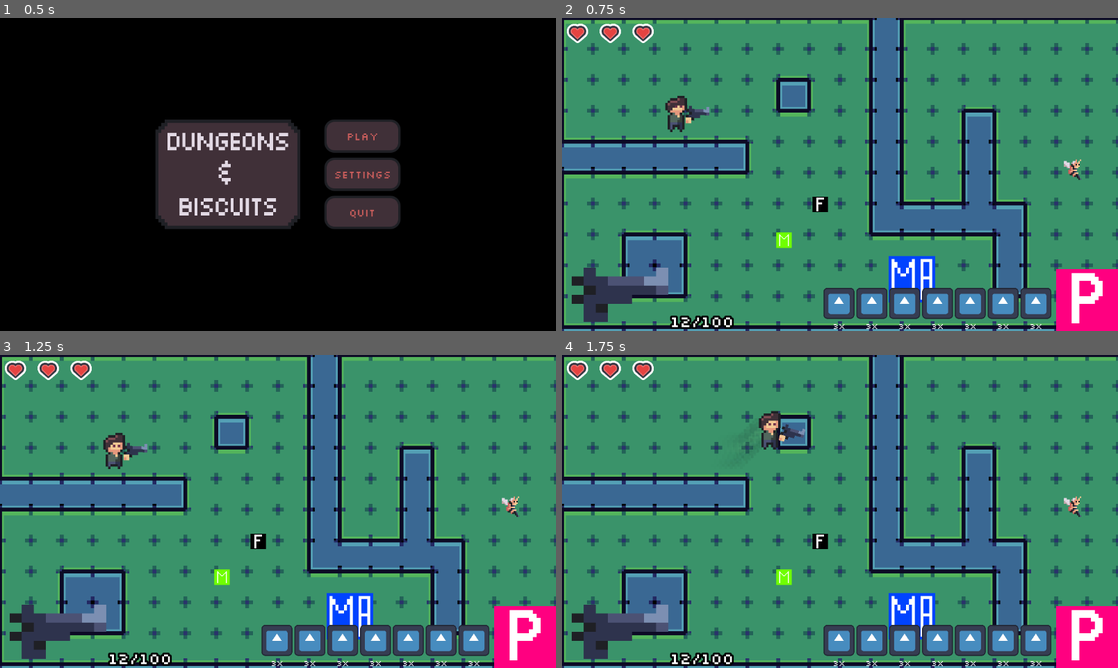
Above: before the commit, frames 1-4 (two rows, left to right).
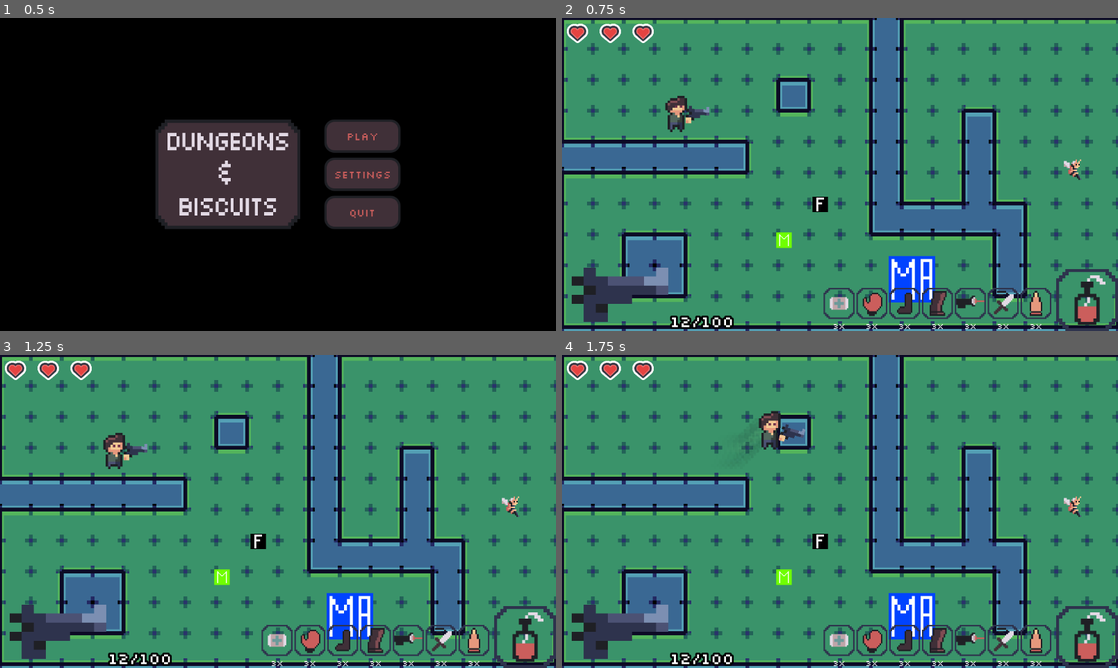
Above: after the commit, the same moments.

Repository: F3rnDev/BrackeysJam2025
Game: Godot game, scene res://Nodes/main_menu.tscn
The game is run twice, just before and just after one commit, with the same random seed, the same clock (stepped at 60 frames per second) and the same inputs. The engine's default icon, where the game draws it, is replaced by a stand-in: a white triangle on a blue panel in a dark square.
Inputs (mouse positions are in pixels of both pictures, inside the frame that each line leads up to):
- Up to frame 1 (0.5 s): no input
- Up to frame 2 (0.75 s): click "Play" at 0.5 s
- Up to frame 3 (1.25 s): no input
- Up to frame 4 (1.75 s): move the mouse to (962, 495) at 1.27 s; hold D (Right) from 1.28 s (still down); right-click (962, 495) at 1.35 s; tap W (Up) at 1.52 s

Frame 1 is identical in both runs. In frame 2, 5.5% of the frame differs, in the area x 47-100%, y 80-100%; in frame 3, 5.5%; in frame 4, 5.5%.

Commit message:
[Add] Itens icon

Diff:
--- a/Nodes/hud.tscn
+++ b/Nodes/hud.tscn
@@ -6,8 +6,14 @@
 [ext_resource type="Texture2D" uid="uid://cc4ux6iql65f1" path="res://Assets/Images/HUD icons/Hearts/hud_heart.png" id="3_ft8jm"]
 [ext_resource type="Texture2D" uid="uid://eu0wujii54io" path="res://Assets/Images/HUD icons/Weapon/pistol.png" id="4_ft8jm"]
 [ext_resource type="FontFile" uid="uid://bm8vgllahxacy" path="res://Assets/Fonts/Silkscreen-Regular.ttf" id="5_uspgt"]
-[ext_resource type="Texture2D" uid="uid://d10qvs8a3gi5j" path="res://icon.svg" id="6_74ep8"]
-[ext_resource type="Texture2D" uid="uid://cd7ths8gn57jy" path="res://Assets/Images/Placeholders/placeholder_player.png" id="7_xic25"]
+[ext_resource type="Texture2D" uid="uid://bok4rwl708qo5" path="res://Assets/Images/HUD icons/Itens/Passive/Medkit.png" id="7_rwlk8"]
+[ext_resource type="Texture2D" uid="uid://cubgs4454opr7" path="res://Assets/Images/HUD icons/Itens/Passive/Box_gloves.png" id="8_f8pak"]
+[ext_resource type="Texture2D" uid="uid://lbh5eswr7c8b" path="res://Assets/Images/HUD icons/Itens/Passive/Boots.png" id="9_u3oxp"]
+[ext_resource type="Texture2D" uid="uid://dspe6lgusnwtx" path="res://Assets/Images/HUD icons/Itens/Passive/Magazine_gun.png" id="10_hbqxb"]
+[ext_resource type="Texture2D" uid="uid://d2sb14udbqan2" path="res://Assets/Images/HUD icons/Itens/Passive/Laserblick.png" id="11_exu65"]
+[ext_resource type="Texture2D" uid="uid://5mf1n16s34a" path="res://Assets/Images/HUD icons/Itens/Passive/Attack_speed.png" id="12_kloxh"]
+[ext_resource type="Texture2D" uid="uid://ctj2w4urp4fdv" path="res://Assets/Images/HUD icons/Itens/Passive/Ammo_piercing.png" id="13_5ayy8"]
+[ext_resource type="Texture2D" uid="uid://d251bh7fpcmph" path="res://Assets/Images/HUD icons/Itens/Active/Molotov.png" id="14_qc4bh"]
 
 [sub_resource type="LabelSettings" id="LabelSettings_74ep8"]
 font = ExtResource("5_uspgt")
@@ -116,106 +122,106 @@
 layout_mode = 2
 size_flags_vertical = 8
 
-[node name="Item1" type="VBoxContainer" parent="Itens_container/Itens_passive"]
-layout_mode = 2
-
-[node name="Icon" type="TextureRect" parent="Itens_container/Itens_passive/Item1"]
-custom_minimum_size = Vector2(64, 64)
-layout_mode = 2
-texture = ExtResource("6_74ep8")
-expand_mode = 2
-
-[node name="Quantity" type="Label" parent="Itens_container/Itens_passive/Item1"]
-layout_mode = 2
-text = "3x"
-label_settings = SubResource("LabelSettings_rwlk8")
-horizontal_alignment = 1
-
-[node name="Item2" type="VBoxContainer" parent="Itens_container/Itens_passive"]
-layout_mode = 2
-
-[node name="Icon" type="TextureRect" parent="Itens_container/Itens_passive/Item2"]
-custom_minimum_size = Vector2(64, 64)
-layout_mode = 2
-texture = ExtResource("6_74ep8")
-expand_mode = 2
-
-[node name="Quantity" type="Label" parent="Itens_container/Itens_passive/Item2"]
-layout_mode = 2
-text = "3x"
-label_settings = SubResource("LabelSettings_rwlk8")
-horizontal_alignment = 1
-
-[node name="Item3" type="VBoxContainer" parent="Itens_container/Itens_passive"]
-layout_mode = 2
-
-[node name="Icon" type="TextureRect" parent="Itens_container/Itens_passive/Item3"]
-custom_minimum_size = Vector2(64, 64)
-layout_mode = 2
-texture = ExtResource("6_74ep8")
-expand_mode = 2
-
-[node name="Quantity" type="Label" parent="Itens_container/Itens_passive/Item3"]
-layout_mode = 2
-text = "3x"
-label_settings = SubResource("LabelSettings_rwlk8")
-horizontal_alignment = 1
-
-[node name="Item4" type="VBoxContainer" parent="Itens_container/Itens_passive"]
-layout_mode = 2
-
-[node name="Icon" type="TextureRect" parent="Itens_container/Itens_passive/Item4"]
-custom_minimum_size = Vector2(64, 64)
-layout_mode = 2
-texture = ExtResource("6_74ep8")
-expand_mode = 2
-
-[node name="Quantity" type="Label" parent="Itens_container/Itens_passive/Item4"]
-layout_mode = 2
-text = "3x"
-label_settings = SubResource("LabelSettings_rwlk8")
-horizontal_alignment = 1
-
-[node name="Item5" type="VBoxContainer" parent="Itens_container/Itens_passive"]
-layout_mode = 2
-
-[node name="Icon" type="TextureRect" parent="Itens_container/Itens_passive/Item5"]
-custom_minimum_size = Vector2(64, 64)
-layout_mode = 2
-texture = ExtResource("6_74ep8")
-expand_mode = 2
-
-[node name="Quantity" type="Label" parent="Itens_container/Itens_passive/Item5"]
-layout_mode = 2
-text = "3x"
-label_settings = SubResource("LabelSettings_rwlk8")
-horizontal_alignment = 1
-
-[node name="Item6" type="VBoxContainer" parent="Itens_container/Itens_passive"]
-layout_mode = 2
-
-[node name="Icon" type="TextureRect" parent="Itens_container/Itens_passive/Item6"]
-custom_minimum_size = Vector2(64, 64)
-layout_mode = 2
-texture = ExtResource("6_74ep8")
-expand_mode = 2
-
-[node name="Quantity" type="Label" parent="Itens_container/Itens_passive/Item6"]
-layout_mode = 2
-text = "3x"
-label_settings = SubResource("LabelSettings_rwlk8")
-horizontal_alignment = 1
-
-[node name="Item7" type="VBoxContainer" parent="Itens_container/Itens_passive"]
-layout_mode = 2
-
-[node name="Icon" type="TextureRect" parent="Itens_container/Itens_passive/Item7"]
-custom_minimum_size = Vector2(64, 64)
-layout_mode = 2
-texture = ExtResource("6_74ep8")
-expand_mode = 2
-
-[node name="Quantity" type="Label" parent="Itens_container/Itens_passive/Item7"]
+[node name="Medkit" type="VBoxContainer" parent="Itens_container/Itens_passive"]
+layout_mode = 2
+
+[node name="Icon" type="TextureRect" parent="Itens_container/Itens_passive/Medkit"]
+custom_minimum_size = Vector2(64, 64)
+layout_mode = 2
+texture = ExtResource("7_rwlk8")
+expand_mode = 2
+
+[node name="Quantity" type="Label" parent="Itens_container/Itens_passive/Medkit"]
+layout_mode = 2
+text = "3x"
+label_settings = SubResource("LabelSettings_rwlk8")
+horizontal_alignment = 1
+
+[node name="Box_gloves" type="VBoxContainer" parent="Itens_container/Itens_passive"]
+layout_mode = 2
+
+[node name="Icon" type="TextureRect" parent="Itens_container/Itens_passive/Box_gloves"]
+custom_minimum_size = Vector2(64, 64)
+layout_mode = 2
+texture = ExtResource("8_f8pak")
+expand_mode = 2
+
+[node name="Quantity" type="Label" parent="Itens_container/Itens_passive/Box_gloves"]
+layout_mode = 2
+text = "3x"
+label_settings = SubResource("LabelSettings_rwlk8")
+horizontal_alignment = 1
+
+[node name="Boots" type="VBoxContainer" parent="Itens_container/Itens_passive"]
+layout_mode = 2
+
+[node name="Icon" type="TextureRect" parent="Itens_container/Itens_passive/Boots"]
+custom_minimum_size = Vector2(64, 64)
+layout_mode = 2
+texture = ExtResource("9_u3oxp")
+expand_mode = 2
+
+[node name="Quantity" type="Label" parent="Itens_container/Itens_passive/Boots"]
+layout_mode = 2
+text = "3x"
+label_settings = SubResource("LabelSettings_rwlk8")
+horizontal_alignment = 1
+
+[node name="Magazine_gun" type="VBoxContainer" parent="Itens_container/Itens_passive"]
+layout_mode = 2
+
+[node name="Icon" type="TextureRect" parent="Itens_container/Itens_passive/Magazine_gun"]
+custom_minimum_size = Vector2(64, 64)
+layout_mode = 2
+texture = ExtResource("10_hbqxb")
+expand_mode = 2
+
+[node name="Quantity" type="Label" parent="Itens_container/Itens_passive/Magazine_gun"]
+layout_mode = 2
+text = "3x"
+label_settings = SubResource("LabelSettings_rwlk8")
+horizontal_alignment = 1
+
+[node name="Laserblick" type="VBoxContainer" parent="Itens_container/Itens_passive"]
+layout_mode = 2
+
+[node name="Icon" type="TextureRect" parent="Itens_container/Itens_passive/Laserblick"]
+custom_minimum_size = Vector2(64, 64)
+layout_mode = 2
+texture = ExtResource("11_exu65")
+expand_mode = 2
+
+[node name="Quantity" type="Label" parent="Itens_container/Itens_passive/Laserblick"]
+layout_mode = 2
+text = "3x"
+label_settings = SubResource("LabelSettings_rwlk8")
+horizontal_alignment = 1
+
+[node name="Attack_speed" type="VBoxContainer" parent="Itens_container/Itens_passive"]
+layout_mode = 2
+
+[node name="Icon" type="TextureRect" parent="Itens_container/Itens_passive/Attack_speed"]
+custom_minimum_size = Vector2(64, 64)
+layout_mode = 2
+texture = ExtResource("12_kloxh")
+expand_mode = 2
+
+[node name="Quantity" type="Label" parent="Itens_container/Itens_passive/Attack_speed"]
+layout_mode = 2
+text = "3x"
+label_settings = SubResource("LabelSettings_rwlk8")
+horizontal_alignment = 1
+
+[node name="Ammo_piercing" type="VBoxContainer" parent="Itens_container/Itens_passive"]
+layout_mode = 2
+
+[node name="Icon" type="TextureRect" parent="Itens_container/Itens_passive/Ammo_piercing"]
+custom_minimum_size = Vector2(64, 64)
+layout_mode = 2
+texture = ExtResource("13_5ayy8")
+expand_mode = 2
+
+[node name="Quantity" type="Label" parent="Itens_container/Itens_passive/Ammo_piercing"]
 layout_mode = 2
 text = "3x"
 label_settings = SubResource("LabelSettings_rwlk8")
@@ -224,5 +230,5 @@
 [node name="Item_active" type="TextureRect" parent="Itens_container"]
 custom_minimum_size = Vector2(128, 128)
 layout_mode = 2
-texture = ExtResource("7_xic25")
-expand_mode = 2
+texture = ExtResource("14_qc4bh")
+expand_mode = 2
--- a/project.godot
+++ b/project.godot
@@ -20,6 +20,7 @@
 window/stretch/mode="viewport"
 mouse_cursor/custom_image="uid://y2q30obf1ltw"
 mouse_cursor/custom_image_hotspot=Vector2(36, 36)
+mouse_cursor/tooltip_position_offset=Vector2(18, 18)
 
 [global_group]
 
Binary file changed: Assets/Asesprite/Itens.aseprite
Renamed: Assets/Images/HUD icons/Itens/Granade.png -> Assets/Images/HUD icons/Itens/Active/Granade.png
Not shown, added: Assets/Images/HUD icons/Itens/Active/Granade.png.import
Renamed: Assets/Images/HUD icons/Itens/Heart.png -> Assets/Images/HUD icons/Itens/Active/Heart.png
Not shown, added: Assets/Images/HUD icons/Itens/Active/Heart.png.import
Renamed: Assets/Images/HUD icons/Itens/Molotov.png -> Assets/Images/HUD icons/Itens/Active/Molotov.png
Not shown, added: Assets/Images/HUD icons/Itens/Active/Molotov.png.import
Renamed: Assets/Images/HUD icons/Itens/Shield_glass.png -> Assets/Images/HUD icons/Itens/Active/Shield_glass.png
Not shown, changed: Assets/Images/HUD icons/Itens/Active/Shield_glass.png.import
Binary file added: Assets/Images/HUD icons/Itens/Passive/Ammo_piercing.png
Not shown, added: Assets/Images/HUD icons/Itens/Passive/Ammo_piercing.png.import
Binary file added: Assets/Images/HUD icons/Itens/Passive/Attack_speed.png
(and 12 more such lines)
